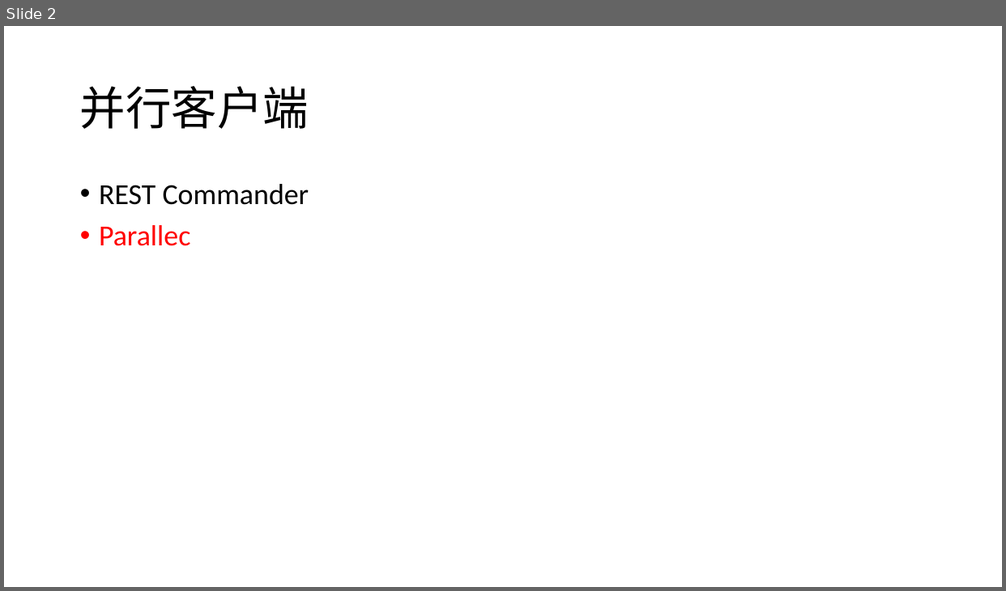
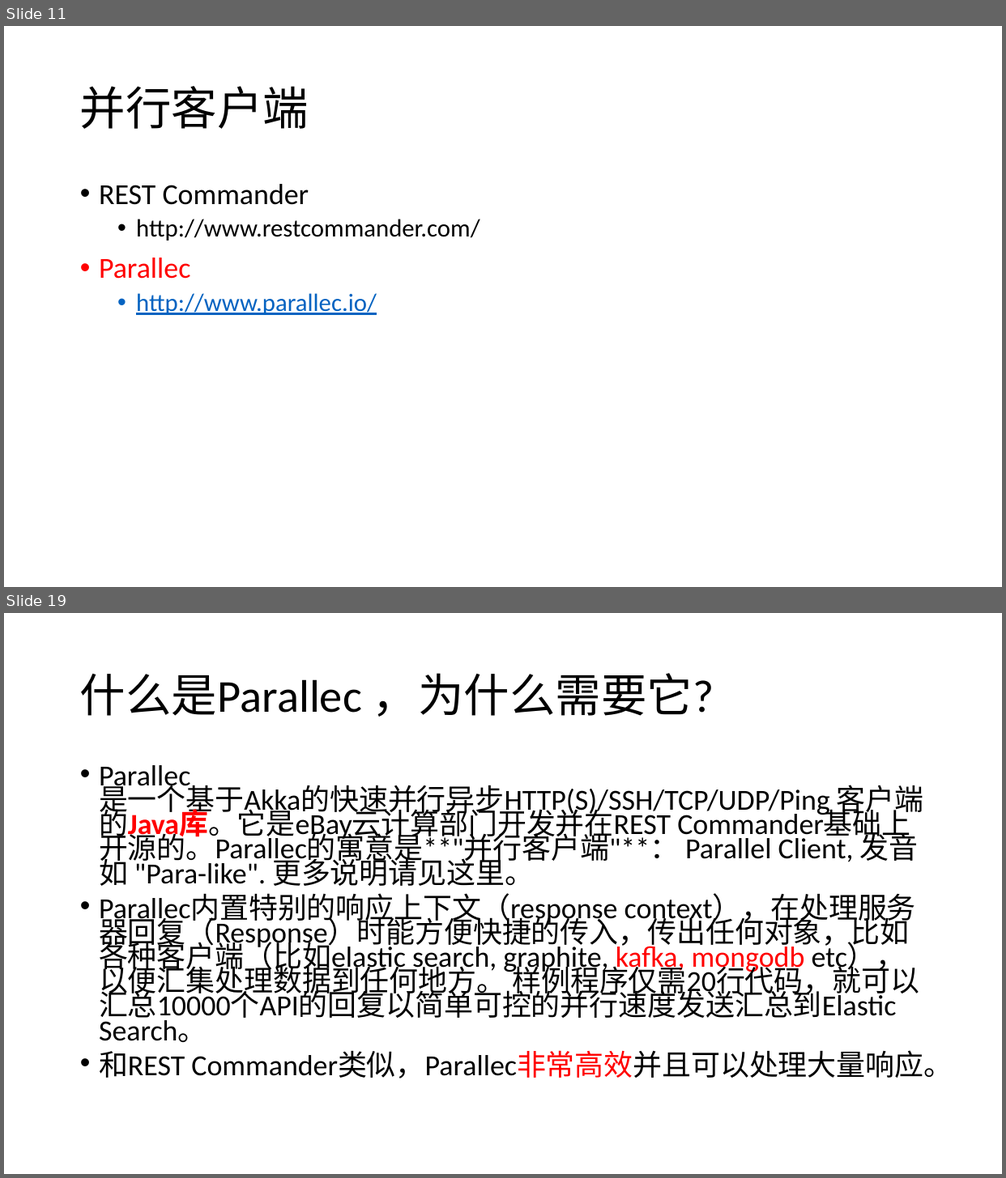
Before and after one commit to 1303575952/ExchangeAgg, a slide deck: doc/Coin.pptx. Shown one above the other, each under a label of ours: slide 2 before the commit, slides 11 and 19 after it; the slides between them are not shown. The pictures are 1006x591 and 1006x1178 pixels, drawn with LibreOffice and Linux fonts; fonts in the diff are those of the drawing. Boxes give left, top, right and bottom in pixels: in the first picture for what was removed or moved away, otherwise in the second. Text is boxed around its words. In the diff, an @@ line names an element or a change of style, - is before the commit and + after.

```diff
--- a/doc/Coin.pptx
+++ b/doc/Coin.pptx
@@ slide 19 added at (4,613,1002,1174), background #FFFFFF @@
@@ title added at (80,673,714,717), 44 pt, text #000000 @@
+什么是Parallec ，为什么需要它?
@@ text added at (99,765,953,1079), 28 pt, text #000000 @@
+• Parallec 是一个基于Akka的快速并行异步HTTP(S)/SSH/TCP/UDP/Ping 客户端的Java库。它是eBay云计算部门开发并在REST Commander基础上开源的。Parallec的寓意是**"并行客户端"**： Parallel Client, 发音如 "Para-like". 更多说明请见这里。
+• Parallec内置特别的响应上下文（response context），在处理服务器回复（Response）时能方便快捷的传入，传出任何对象，比如各种客户端（比如elastic search, graphite, kafka, mongodb etc），以便汇集处理数据到任何地方。 样例程序仅需20行代码，就可以汇总10000个API的回复以简单可控的并行速度发送汇总到Elastic Search。
+• 和REST Commander类似，Parallec非常高效并且可以处理大量响应。
@@ what was slide 2 is now slide 11 @@
@@ slide 11 changed as well @@
@@ text at (136,219,479,241): paragraph added @@
+  • http://www.restcommander.com/
@@ text at (136,293,377,315): paragraph added @@
+  • http://www.parallec.io/
```
Also in this commit, not shown: 6 other slides changed, 56 other slides added, 22 slides removed, 1 other file.
